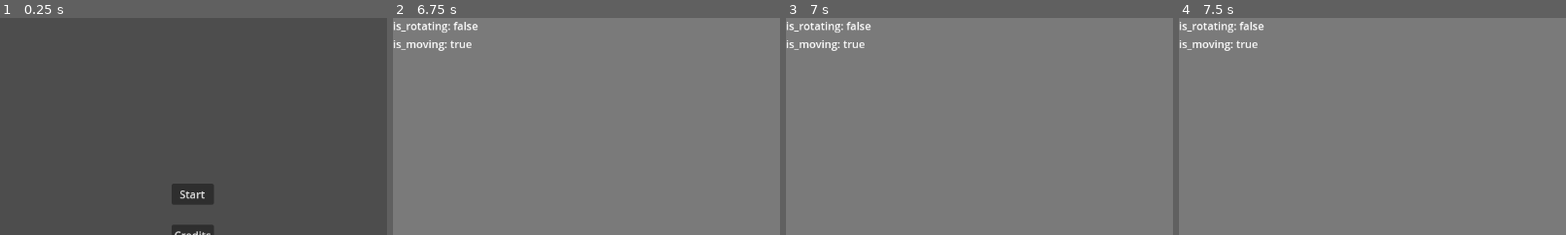
Above: before the commit, frames 1-4 (left to right).
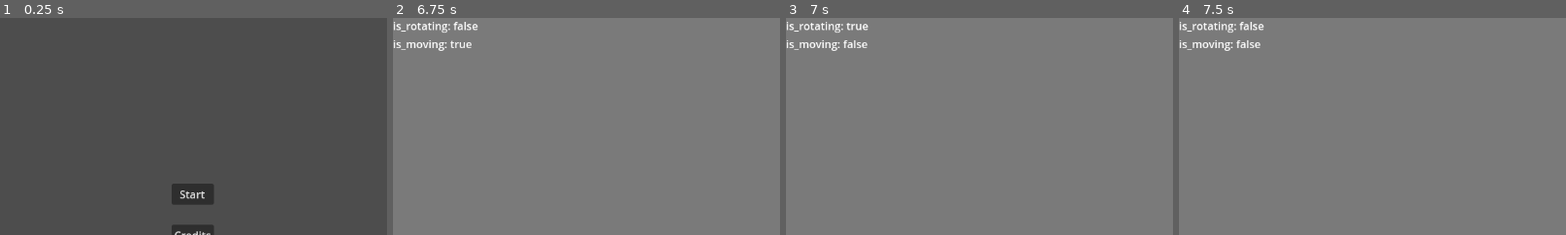
Above: after the commit, the same moments.

Repository: Lauri-Heiskanen/fgj_2025-quest-for-the-legendary-bubble-gum
Game: Godot game, scene res://scenet/MainMenu.tscn
Two runs of this game, one before a commit and one after it. Both use one fixed random seed, a clock stepped at 60 frames per second and the inputs below.
Inputs (mouse positions are % of the whole screen's width and height, from its top left):
- Up to frame 1 (0.25 s): no input
- Up to frame 2 (6.75 s): click "Start" at 0.5 s; tap Enter (ui_accept) at 1.25, 1.52, 2.27, 2.75, 3.5, 3.77, 4.25, 4.52, 5, 5.27, 5.75 s; move the mouse to (72, 45) at 1.27 s; hold D (right) 1.28-2.03 s; click (72, 45) at 1.42 s; move the mouse to (45, 50) at 2.02 s; hold W (forward) 2.03-6.53 s; move the mouse to (52, 48) at 2.77 s; move the mouse to (49, 52) at 3.52 s; move the mouse to (57, 51) at 4.27 s; move the mouse to (42, 49) at 5.02 s; move the mouse to (51, 50) at 5.77 s; move the mouse to (46, 48) at 6.52 s; hold D (right) from 6.53 s (still down)
- Up to frame 3 (7 s): keep holding D (right); tap Enter (ui_accept) at 6.77 s
- Up to frame 4 (7.5 s): move the mouse to (55, 50) at 7.27 s; release D (right) at 7.28 s; hold W (forward) from 7.28 s (still down)
The pictures show only the part of the screen within x 0-50%, y 0-50%; the shares and areas given below are measured in that part.

Frames 1-2 are identical in both runs. In frame 3, 0.2% of the frame differs, in the area x 15-23%, y 1-14%; in frame 4, 0.1%.

Commit message:
movement seems to work correctly

Diff:
--- a/scripts/player.gd
+++ b/scripts/player.gd
@@ -12,7 +12,7 @@
 var delta_sum: float = 0
 
 var target_rot: Quaternion = Quaternion(transform.basis)
-var target_pos: Transform3D
+var target_pos: Transform3D = transform
 
 var motion : int = 0
 var turn : int = 0
@@ -26,23 +26,29 @@
 
 	if Input.is_action_pressed("forward"):
 		if !is_rotating && !is_moving:
-			if Quaternion(transform.basis) == Quaternion(0, 0, 0, 1).normalized(): # facing front
+			# check if facing front
+			if Quaternion(transform.basis) == Quaternion(0, 0, 0, 1).normalized():
 				is_moving = true
 				delta_sum = 0
-				target_pos = transform
-			elif Quaternion(transform.basis) == Quaternion(0, 1, 0, 0).normalized(): # faciong back
+				target_pos = transform.translated(Vector3(0, 0, -4))
+			# check if facing back
+			elif Quaternion(transform.basis) == Quaternion(0, 1, 0, 0).normalized():
 				is_moving = true
 				delta_sum = 0
-				target_pos = transform
-
-
-
+				target_pos = transform.translated(Vector3(0, 0, 4))
 
 	elif Input.is_action_pressed("backward"):
 		if !is_rotating && !is_moving:
-			# is_moving = true
-			delta_sum = 0
-			print("backward")
+			# check if facing front
+			if Quaternion(transform.basis) == Quaternion(0, 0, 0, 1).normalized():
+				is_moving = true
+				delta_sum = 0
+				target_pos = transform.translated(Vector3(0, 0, 4))
+			# check if facing back
+			elif Quaternion(transform.basis) == Quaternion(0, 1, 0, 0).normalized():
+				is_moving = true
+				delta_sum = 0
+				target_pos = transform.translated(Vector3(0, 0, -4))
 
 	elif Input.is_action_pressed("left"):
 		if !is_rotating && !is_moving:
@@ -61,7 +67,7 @@
 		if delta_sum > 1:
 			delta_sum = 1
 	elif is_moving:
-		delta_sum += delta  # movement speed multiplier
+		delta_sum += delta * 2 # movement speed multiplier
 		if delta_sum > 1:
 			delta_sum = 1
 
@@ -73,11 +79,12 @@
 			transform.basis = Basis(Quaternion(transform.basis).slerp(target_rot, delta_sum))
 
 	if is_moving:
+		print(delta_sum)
 		if delta_sum == 1:
-			transform.basis = Basis(target_rot)
-			is_rotating = false
+			transform = target_pos
+			is_moving = false
 		elif delta_sum < 1:
-			transform.basis = Basis(Quaternion(transform.basis).slerp(target_rot, delta_sum))
+			transform = transform.interpolate_with(target_pos, delta_sum)
 
 
 	move_and_slide()
